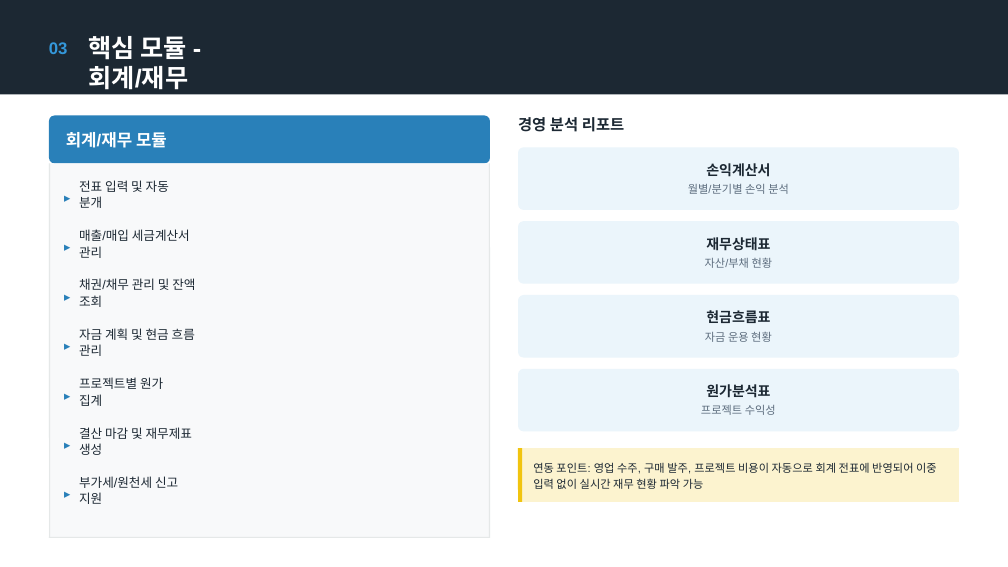
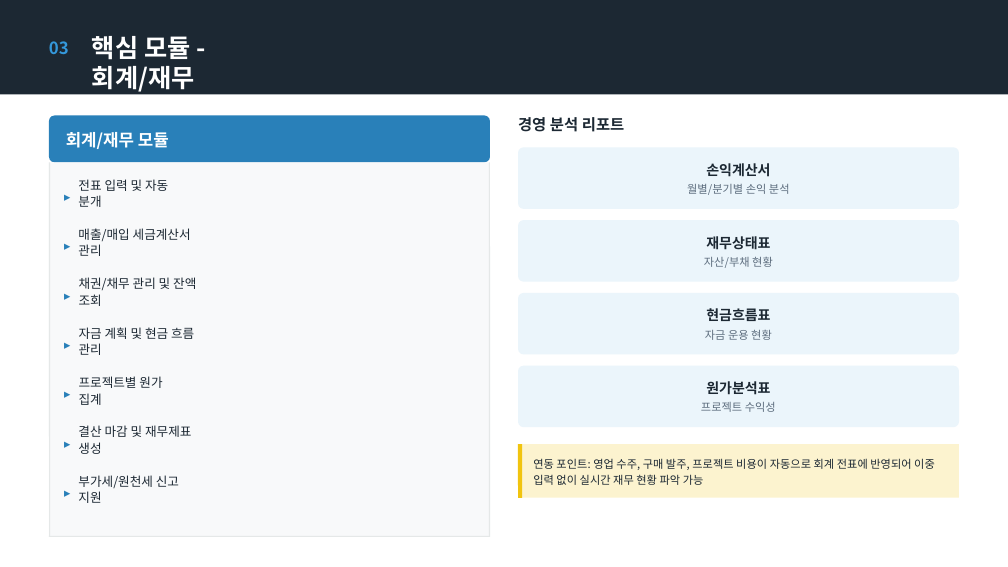
Before and after one commit to MoonjaeChoi/sunjin-erp, a slide deck: slide 10 of workspace/ppt/선진인포텍_ERP_제안서.pptx. Drawn at 1008x567 pixels with LibreOffice and Linux fonts; fonts in the diff are those of the drawing. Boxes give left, top, right and bottom in pixels: in the first picture for what was removed or moved away, otherwise in the second. Text is boxed around its words. In the diff, an @@ line names an element or a change of style, - is before the commit and + after.

```diff
--- a/workspace/ppt/선진인포텍_ERP_제안서.pptx
+++ b/workspace/ppt/선진인포텍_ERP_제안서.pptx
@@ font Arial to Noto Sans CJK KR in 18 elements at (x1=66, y1=132, x2=169, y2=149), (x1=78, y1=228, x2=191, y2=256), (x1=79, y1=327, x2=194, y2=355), (x1=79, y1=376, x2=162, y2=405), (x1=78, y1=425, x2=191, y2=454), (x1=78, y1=475, x2=179, y2=503), (x1=687, y1=184, x2=790, y2=195), (x1=79, y1=277, x2=196, y2=306), (x1=78, y1=179, x2=168, y2=207), (x1=704, y1=257, x2=773, y2=268), (x1=706, y1=308, x2=770, y2=321), (x1=706, y1=381, x2=770, y2=395), (x1=92, y1=36, x2=194, y2=92), (x1=705, y1=330, x2=772, y2=340), (x1=533, y1=458, x2=935, y2=485), (x1=701, y1=402, x2=776, y2=412), (x1=49, y1=41, x2=69, y2=54), (x1=65, y1=386, x2=71, y2=402) @@
@@ proportions changed in 5 elements at (x1=518, y1=147, x2=960, y2=209), (x1=49, y1=116, x2=491, y2=163), (x1=518, y1=220, x2=960, y2=281), (x1=518, y1=293, x2=960, y2=355), (x1=518, y1=366, x2=960, y2=427) @@
@@ 1 rounded rectangle, 1 rectangle, 1 line moved together from (x1=518, y1=369, x2=960, y2=502) to (x1=518, y1=366, x2=960, y2=498) @@
```
Also in this commit, not shown: 15 other slides changed, 20 other files.
